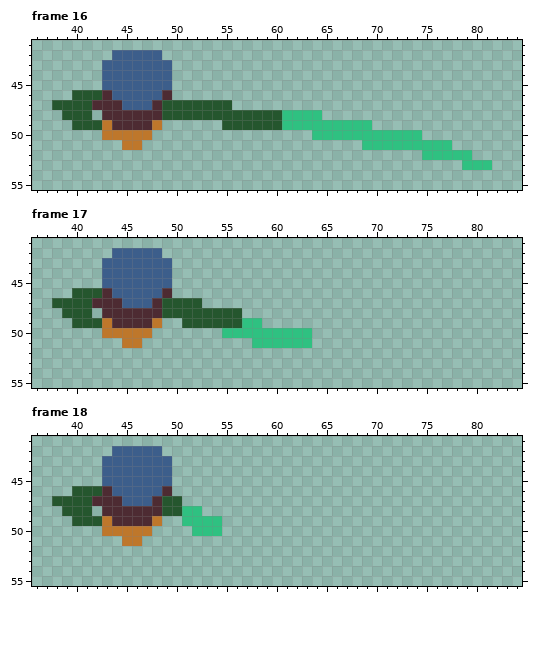
One commit to this pixel-art file: resources/sprites/idle-alt.aseprite. Above, as it was before the edit.
96x96 pixels, 18 frames. Shown: frame 16: x 36..84, y 41..55; frame 17: x 36..84, y 41..55; frame 18: x 36..84, y 41..55.
Now the later version:
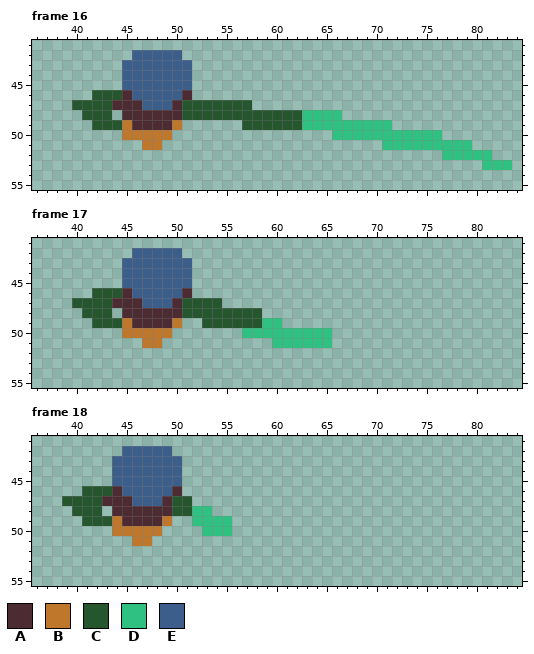
Palette (. is transparent): A #4d2b32  B #be772b  C #25562e  D #2fc181  E #3c5e8b
Edits made:
--- frame 16
@@ x 36..84 @@
 41 .................................................
-42 ........EEEEE....................................
-43 .......EEEEEEE...................................
-44 .......EEEEEEE...................................
-45 .......EEEEEEE...................................
-46 ....CCCAEEEEEA...................................
-47 ..CCCCAAAEEEACCCCCCC.............................
-48 ...CCC.AAAAAACCCCCCCCCCCCDDDD....................
-49 ....CCCBAAAAB......CCCCCCDDDDDDDDD...............
-50 .......BBBBB................DDDDDDDDDDD..........
-51 .........BB......................DDDDDDDDD.......
-52 .......................................DDDDD.....
-53 ...........................................DDD...
+42 ..........EEEEE..................................
+43 .........EEEEEEE.................................
+44 .........EEEEEEE.................................
+45 .........EEEEEEE.................................
+46 ......CCCAEEEEEA.................................
+47 ....CCCCAAAEEEACCCCCCC...........................
+48 .....CCC.AAAAAACCCCCCCCCCCCDDDD..................
+49 ......CCCBAAAAB......CCCCCCDDDDDDDDD.............
+50 .........BBBBB................DDDDDDDDDDD........
+51 ...........BB......................DDDDDDDDD.....
+52 .........................................DDDDD...
+53 .............................................DDD.
 54 .................................................
--- frame 17
@@ x 36..67 @@
 41 ................................
-42 ........EEEEE...................
-43 .......EEEEEEE..................
-44 .......EEEEEEE..................
-45 .......EEEEEEE..................
-46 ....CCCAEEEEEA..................
-47 ..CCCCAAAEEEACCCC...............
-48 ...CCC.AAAAAACCCCCCCC...........
-49 ....CCCBAAAAB..CCCCCCDD.........
-50 .......BBBBB.......DDDDDDDDD....
-51 .........BB...........DDDDDD....
+42 ..........EEEEE.................
+43 .........EEEEEEE................
+44 .........EEEEEEE................
+45 .........EEEEEEE................
+46 ......CCCAEEEEEA................
+47 ....CCCCAAAEEEACCCC.............
+48 .....CCC.AAAAAACCCCCCCC.........
+49 ......CCCBAAAAB..CCCCCCDD.......
+50 .........BBBBB.......DDDDDDDDD..
+51 ...........BB...........DDDDDD..
 52 ................................
--- frame 18
@@ x 36..57 @@
 41 ......................
-42 ........EEEEE.........
-43 .......EEEEEEE........
-44 .......EEEEEEE........
-45 .......EEEEEEE........
-46 ....CCCAEEEEEA........
-47 ..CCCCAAAEEEACC.......
-48 ...CCC.AAAAAACCDD.....
-49 ....CCCBAAAAB..DDDD...
-50 .......BBBBB....DDD...
-51 .........BB...........
+42 .........EEEEE........
+43 ........EEEEEEE.......
+44 ........EEEEEEE.......
+45 ........EEEEEEE.......
+46 .....CCCAEEEEEA.......
+47 ...CCCCAAAEEEACC......
+48 ....CCC.AAAAAACCDD....
+49 .....CCCBAAAAB..DDDD..
+50 ........BBBBB....DDD..
+51 ..........BB..........
 52 ......................
Where, in picture pixels (left, top, right, bottom), the same in both pictures:
changed: (52, 50, 392, 150)
changed: (422, 130, 512, 170)
changed: (52, 248, 332, 348)
changed: (52, 446, 232, 546)
